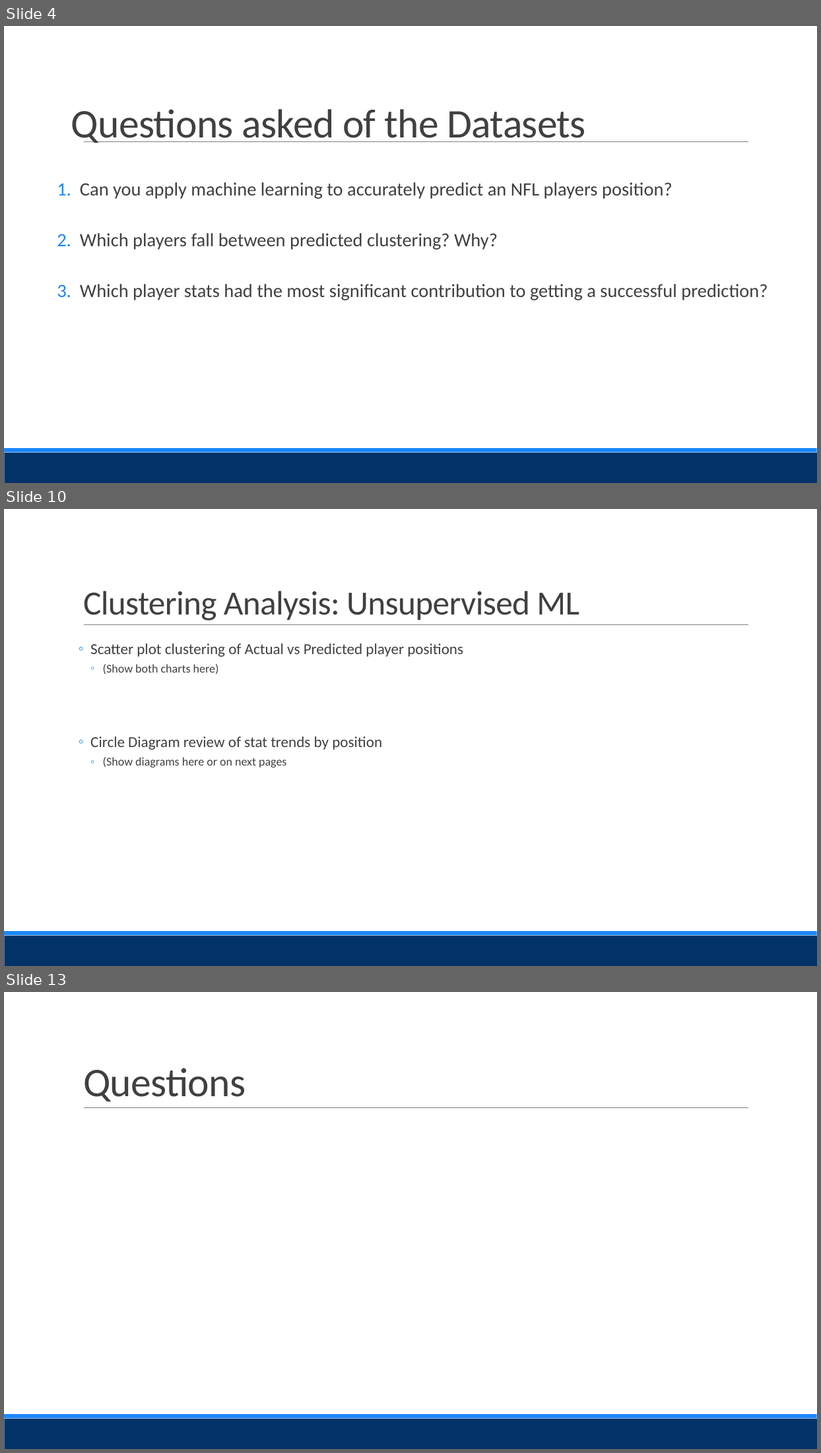
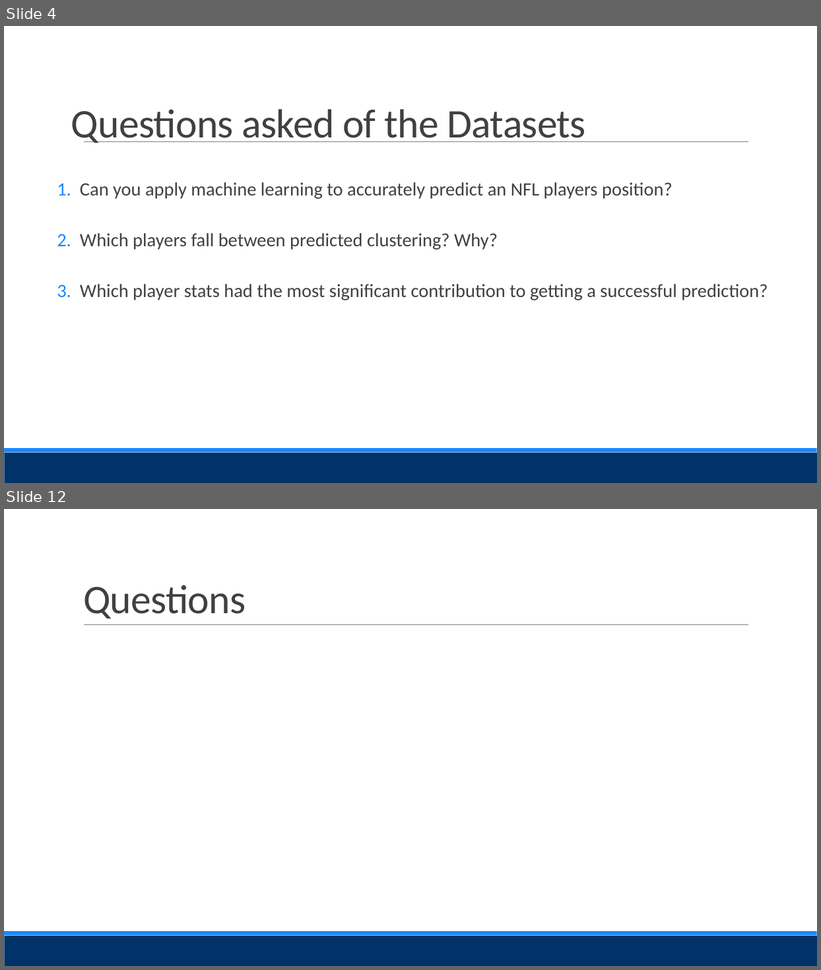
Before and after one commit to Evdawg/Project_4_FF_ML, a slide deck: Presentation.pptx. Shown one above the other, each under a label of ours: slides 4, 10 and 13 before the commit, slides 4 and 12 after it; the slides between them are not shown. The pictures are 821x1453 and 821x970 pixels, drawn with LibreOffice and Linux fonts; fonts in the diff are those of the drawing. Boxes give left, top, right and bottom in pixels: in the first picture for what was removed or moved away, otherwise in the second. Text is boxed around its words. In the diff, an @@ line names an element or a change of style, - is before the commit and + after.

```diff
--- a/Presentation.pptx
+++ b/Presentation.pptx
@@ slide 10 removed at <box>4,509,817,966</box>, background #FFFFFF; not listed: 3 template elements that a slide beside it also shows @@
@@ title removed at <box>83,591,580,621</box> @@
-Clustering Analysis: Unsupervised ML
@@ text removed at <box>90,644,463,768</box> @@
-  ◦ Scatter plot clustering of Actual vs Predicted player positions
-    ◦ (Show both charts here)
-  ◦ Circle Diagram review of stat trends by position
-    ◦ (Show diagrams here or on next pages
@@ what was slide 13 is now slide 12 @@
```
Also in this commit, not shown: 4 slides changed, 4 slides added, 4 other slides removed.
